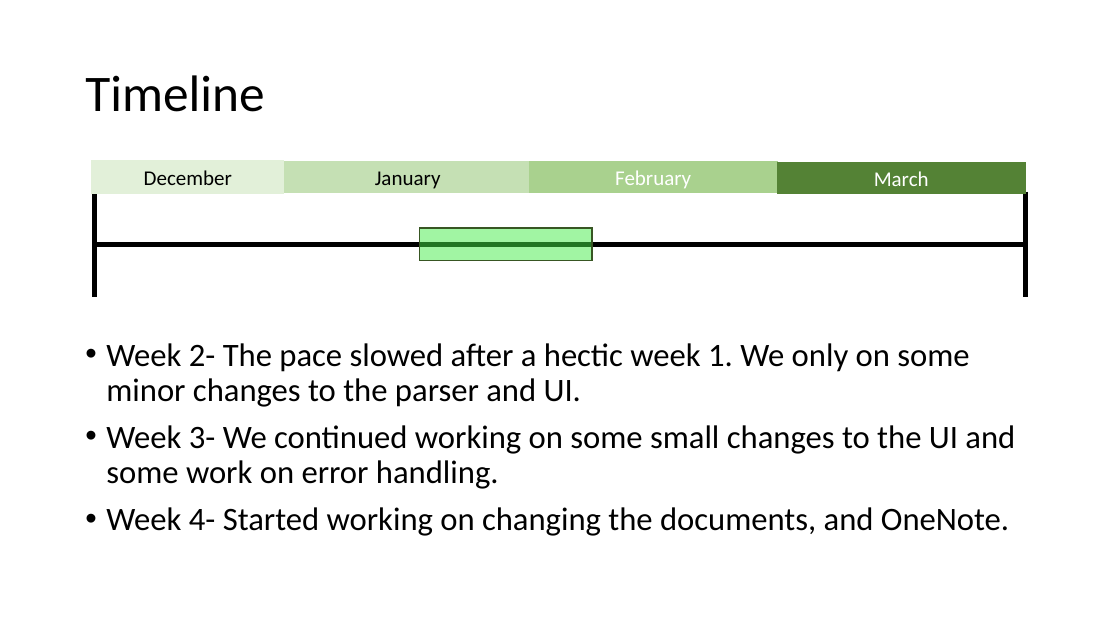
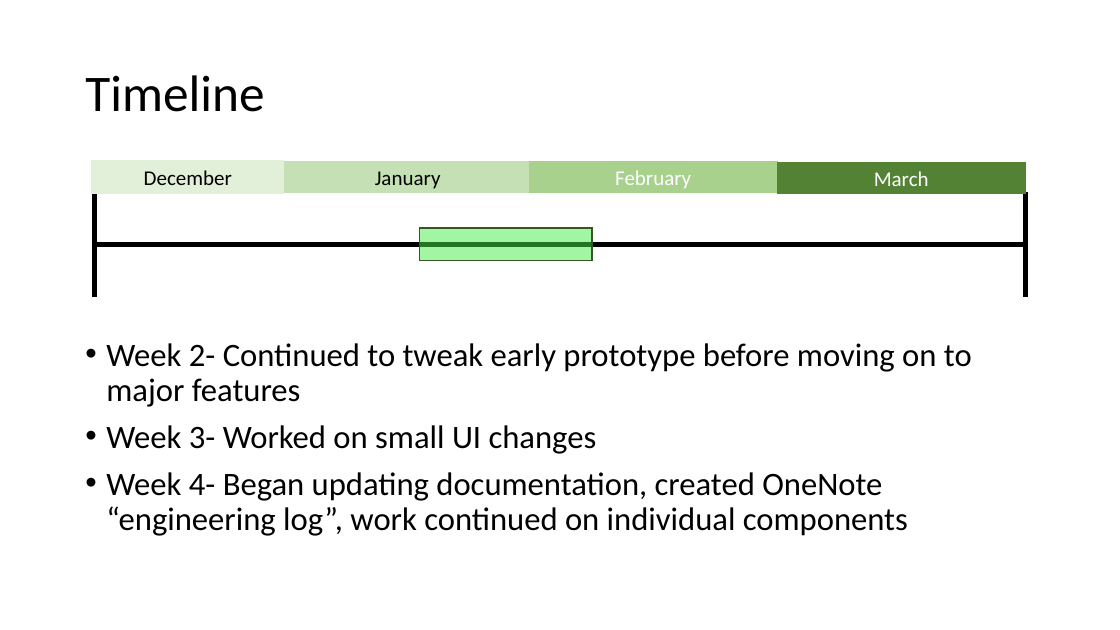
Before and after one commit to slichlyter12/Postal, a slide deck: slide 34 of ProgressReportMidWinter/Progress-Report-MidWinter-team38.pptx. Drawn at 1120x630 pixels with LibreOffice and Linux fonts; fonts in the diff are those of the drawing. Boxes give left, top, right and bottom in pixels: in the first picture for what was removed or moved away, otherwise in the second. Text is boxed around its words. In the diff, an @@ line names an element or a change of style, - is before the commit and + after.

```diff
--- a/ProgressReportMidWinter/Progress-Report-MidWinter-team38.pptx
+++ b/ProgressReportMidWinter/Progress-Report-MidWinter-team38.pptx
@@ text at (106,343,972,536): text changed @@
-• Week 2- The pace slowed after a hectic week 1. We only on some minor changes to the parser and UI.
-• Week 3- We continued working on some small changes to the UI and some work on error handling.
-• Week 4- Started working on changing the documents, and OneNote.
+• Week 2- Continued to tweak early prototype before moving on to major features
+• Week 3- Worked on small UI changes
+• Week 4- Began updating documentation, created OneNote “engineering log”, work continued on individual components
```
Also in this commit, not shown: 2 other slides changed, 2 other files.
